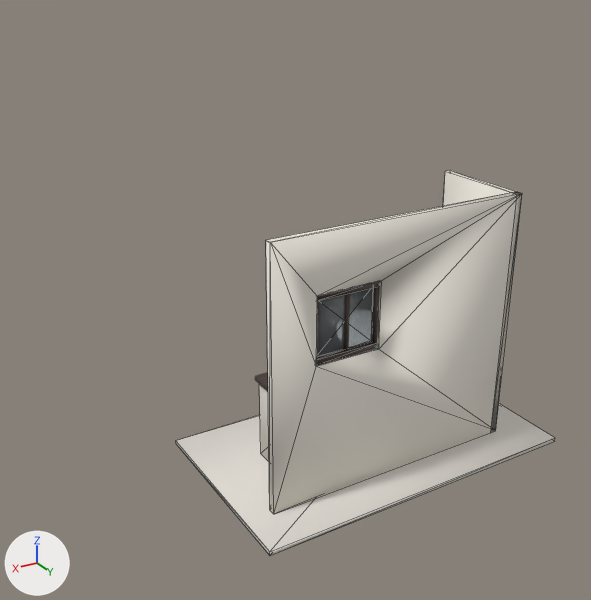
The glTF model app/src/main/assets/knife-flip/room.glb, before and after one commit.
Camera for both pictures: a camera (50 mm lens) standing at (4.22, 5.32, 3.36) and looking at (0.69, -0.56, 0.42). Lighting does not change. The marker at lower left points along +X, +Y and +Z. The older version comes first. Mesh edges are drawn as thin lines on the coarser meshes. Vertices at exactly the same position are counted once.

Names of what the first picture shows: 'back_wall', 'cabinet', 'floor', 'pane', 'side_wall' and 6 more.
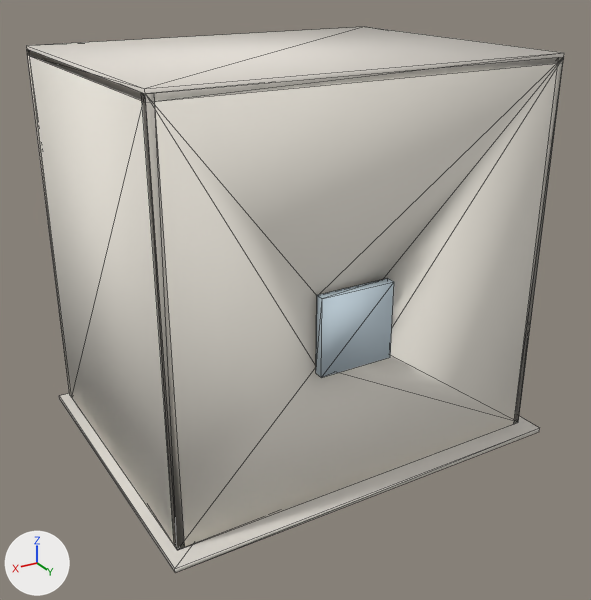
Boxes (x1, y1, x2, y2) around the edits, measured in the pictures (591 x 600 px):
'back_wall', reshaped (65% wider, 53% taller)
    before: (266, 192, 522, 514)
    after: (141, 57, 564, 550)
'right_wall', added
    after: (29, 51, 185, 550)
'ceiling', added
    after: (27, 27, 564, 102)
'floor', moved, rescaled
    before: (176, 403, 555, 556)
    after: (59, 393, 539, 573)
'window_backing', added (pale blue)
    after: (316, 278, 394, 378)
'side_wall', moved, rescaled
    before: (443, 170, 522, 432)
    after: (514, 58, 563, 424)
'front_wall', added
    after: (28, 50, 71, 396)
'pane', unchanged, covered by the edit
    before: (318, 288, 374, 357)

Edits to the bpy script that builds the scene:
```text
Add mat_exterior:
    mat_exterior = principled_material('Exterior')
    mat_exterior.base_color = (0.62, 0.74, 0.82)  # pale blue #cedfea
    mat_exterior.roughness = 0.9
Change me_back_wall:
    used by ob_back_wall; location = (0.0, 0.0, 0.0)
    remove me_back_wall.from_pydata(...)  # 16 vertices, 32 faces; spans x -0.9..1.55, y 0.46..0.52, z -0.9..1.45
    add me_back_wall.from_pydata(...)  # 16 vertices, 32 faces; spans x -1.2..2.4, y 0.46..0.52, z -0.9..2.55
    me_back_wall part 1
    6 vertices are removed from x -0.9..1.55, y 0.46..0.52, z -0.9..1.45
    24 faces are deleted
    2 vertices move from x -0.9..1.55, y 0.52, z -0.9 to x -1.2..2.4, y 0.52, z -0.9
    6 vertices are added at (-1.2, 0.46, -0.9), (-1.2, 0.46, 2.55), (-1.2, 0.52, 2.55), (2.4, 0.46, -0.9), (2.4, 0.46, 2.55), (2.4, 0.52, 2.55)
    24 new faces join them
Change me_side_wall:
    used by ob_side_wall; location = (0.0, 0.0, 0.0)
    remove me_side_wall.from_pydata(...)  # 8 vertices, 12 faces; spans x -0.9..-0.84, y -0.4..0.52, z -0.9..1.45
    add me_side_wall.from_pydata(...)  # 8 vertices, 12 faces; spans x -1.2..-1.14, y -2.2..0.52, z -0.9..2.55
    me_side_wall part 2: the whole mesh is scaled about its middle by (1, 2.96, 1.47), then moved by (-0.3, -0.9, 0.55)
Change me_floor:
    used by ob_floor; location = (0.0, 0.0, 0.0)
    remove me_floor.from_pydata(...)  # 8 vertices, 12 faces; spans x -1.3..1.8, y -0.9..0.9, z -0.94..-0.9
    add me_floor.from_pydata(...)  # 8 vertices, 12 faces; spans x -1.3..2.5, y -2.3..0.7, z -0.94..-0.9
    me_floor part 3: the whole mesh is scaled about its middle by (1.23, 1.67, 1), then moved by (0.35, -0.8, 0.0)
Add me_window_backing:
    me_window_backing.from_pydata(...)  # a box spanning x 0.52..1.18, y 0.56..0.64, z 0.32..0.98
    me_window_backing.materials.append(mat_exterior)  # pale blue #cedfea
Add me_ceiling:
    me_ceiling.from_pydata(...)  # a box spanning x -1.2..2.4, y -2.26..0.52, z 2.5..2.58
    me_ceiling.materials.append(mat_plaster)  # white #e5dfd7
Add me_front_wall:
    me_front_wall.from_pydata(...)  # a box spanning x -1.2..2.4, y -2.26..-2.2, z -0.9..2.55
    me_front_wall.materials.append(mat_wall)  # white #efeadf
Add me_right_wall:
    me_right_wall.from_pydata(...)  # a box spanning x 2.34..2.4, y -2.2..0.52, z -0.9..2.55
    me_right_wall.materials.append(mat_wall)  # white #efeadf
Add ob_window_backing:
    ob_window_backing = bpy.data.objects.new('window_backing', me_window_backing)
    ob_window_backing.location = (0.0, 0.0, 0.0)
Add ob_ceiling:
    ob_ceiling = bpy.data.objects.new('ceiling', me_ceiling)
    ob_ceiling.location = (0.0, 0.0, 0.0)
Add ob_front_wall:
    ob_front_wall = bpy.data.objects.new('front_wall', me_front_wall)
    ob_front_wall.location = (0.0, 0.0, 0.0)
Add ob_right_wall:
    ob_right_wall = bpy.data.objects.new('right_wall', me_right_wall)
    ob_right_wall.location = (0.0, 0.0, 0.0)
```
